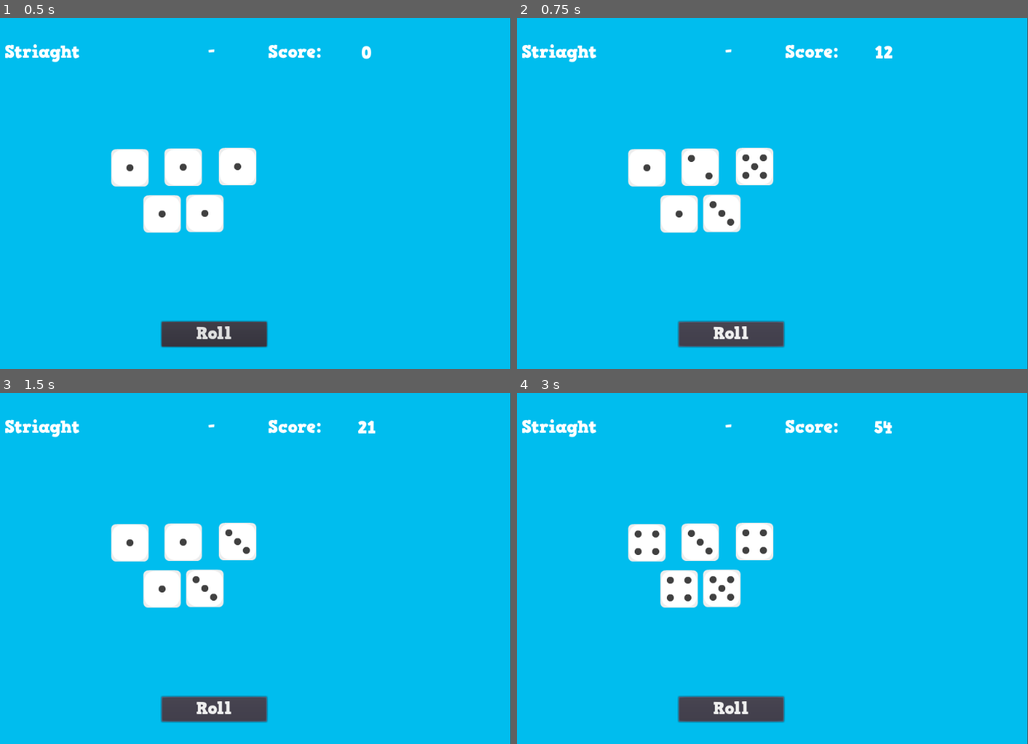
Above: before the commit, frames 1-4 (two rows, left to right).
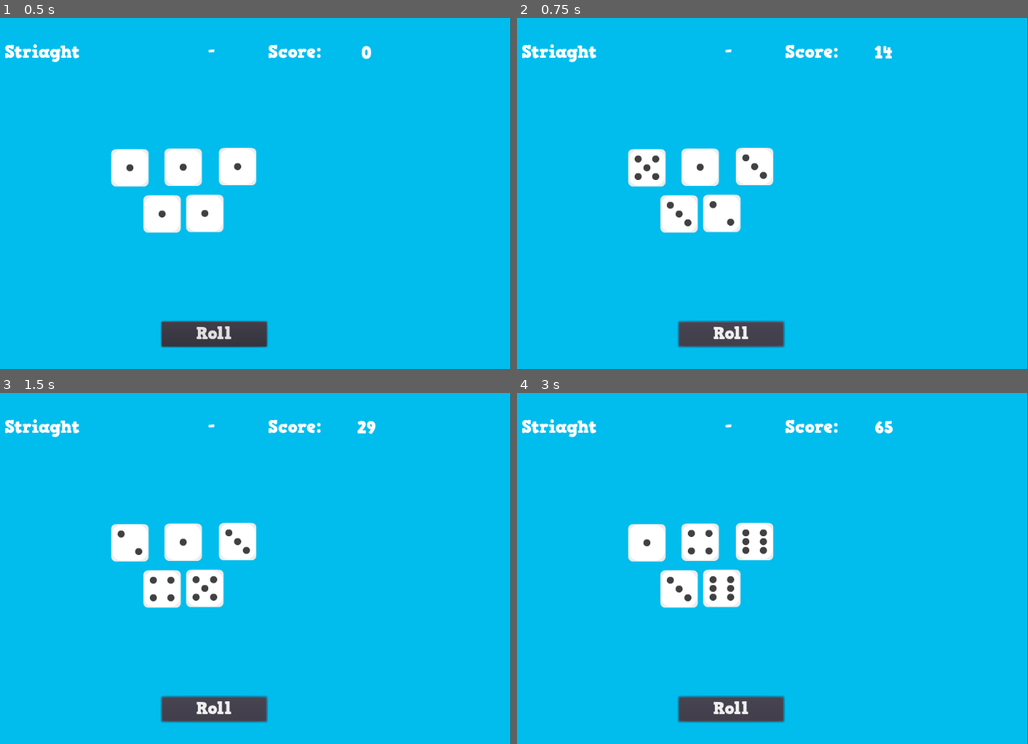
Above: after the commit, the same moments.

Repository: Endrophes/Godotzy
Game: Godot game, scene res://Main.tscn
The game is run twice, just before and just after one commit, with the same random seed, the same clock (stepped at 60 frames per second) and the same inputs.
Inputs:
- Up to frame 1 (0.5 s): no input
- Up to frame 2 (0.75 s): click "Roll" at 0.5 s
- Up to frame 3 (1.5 s): click "Roll" at 1.25 s
- Up to frame 4 (3 s): click "Roll" at 2 s; tap Enter at 2.75 s

Frame 1 is identical in both runs. In frame 2, 0.4% of the frame differs, in the area x 23-74%, y 7-60%; in frame 3, 0.3%; in frame 4, 0.5%.

Commit message:
Update Dice.gd
Fixed random number gen so that 6 will appear.

Diff:
--- a/Game/src/Dice.gd
+++ b/Game/src/Dice.gd
@@ -38,7 +38,7 @@
 	if !isLocked:
 		value = 0;
 		while value == 0:
-			value = randi() % 6;
+			value = randi() % 7;
 #		print("New Value:", value);
 		_changeSprite();
 	else:
